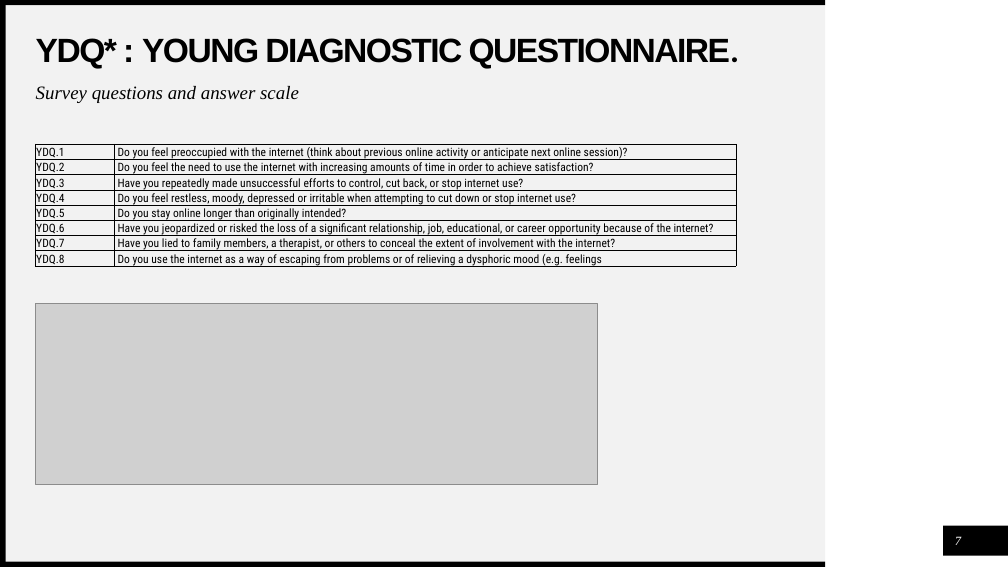
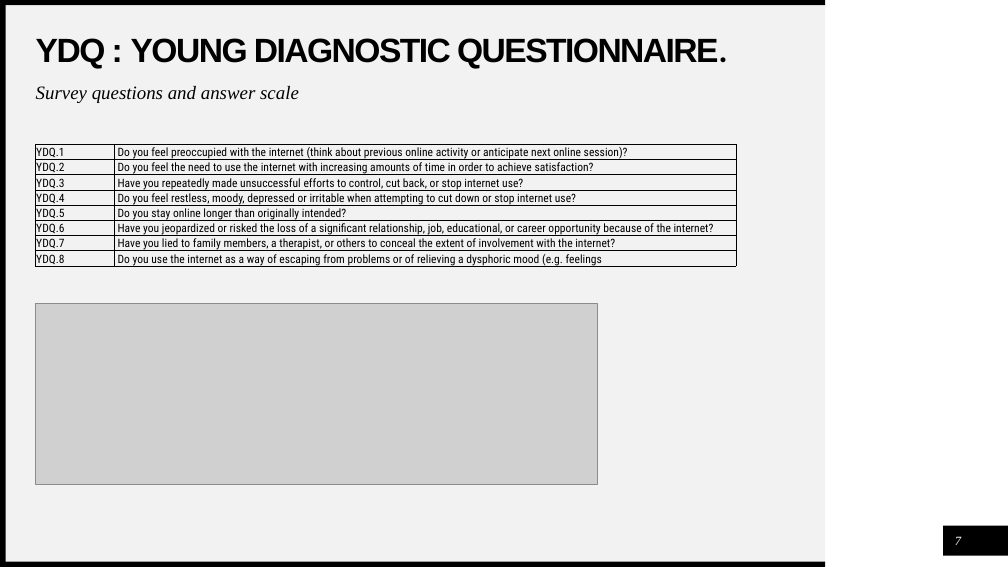
Before and after one commit to buozuer/StatsII_Spring2024, a slide deck: slide 7 of replication/Results/burakozuer_18302382_replication_presentation.pptx. Drawn at 1008x567 pixels with LibreOffice and Linux fonts; fonts in the diff are those of the drawing; grey boxes stand for pictures. Boxes give left, top, right and bottom in pixels: in the first picture for what was removed or moved away, otherwise in the second. Text is boxed around its words. In the diff, an @@ line names an element or a change of style, - is before the commit and + after.

```diff
--- a/replication/Results/burakozuer_18302382_replication_presentation.pptx
+++ b/replication/Results/burakozuer_18302382_replication_presentation.pptx
@@ title at (36, 38, 727, 69): text changed @@
-YDQ* : YOUNG DIAGNOSTIC QUESTIONNAIRE.
+YDQ : YOUNG DIAGNOSTIC QUESTIONNAIRE.
```
Also in this commit, not shown: 4 other slides changed.
